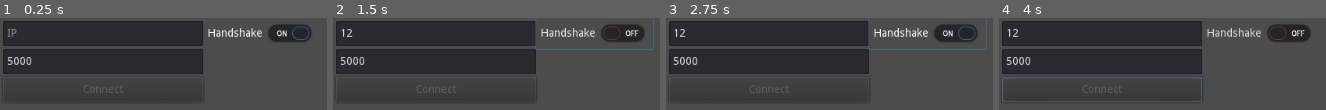
Above: before the commit, frames 1-4 (left to right).
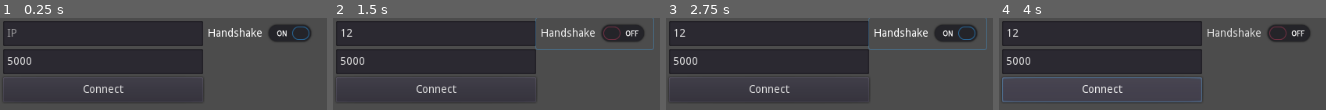
Above: after the commit, the same moments.

Repository: thimenesup/GodotNatTraversal
Game: Godot game, scene res://main.tscn
Same seed, same stepped clock (60 frames per second), same inputs: the game is played once before the commit and once after it.
Inputs (mouse positions are in pixels of both pictures, inside the frame that each line leads up to):
- Up to frame 1 (0.25 s): no input
- Up to frame 2 (1.5 s): click (437, 33) at 0.52 s; type "12" at 0.6 s; click "Handshake" at 1.25 s
- Up to frame 3 (2.75 s): click "Handshake" at 2 s
- Up to frame 4 (4 s): click "Handshake" at 2.75 s; click (1103, 89) at 3.5 s, where only the run after the commit has a clickable "Connect"

The runs differ from the first frame. In frame 1, 0.5% of the frame differs, in the area x 25-38%, y 72-82%; in frame 2, 0.5%; in frame 3, 0.5%; in frame 4, 0.6%.

Commit message:
Run as client by default

Diff:
--- a/main.tscn
+++ b/main.tscn
@@ -8,7 +8,7 @@
 
 onready var status : RichTextLabel = $Status as RichTextLabel
 
-var enable_server : bool = true
+var enable_server : bool = false
 
 var udp_handshake : bool = true
 
